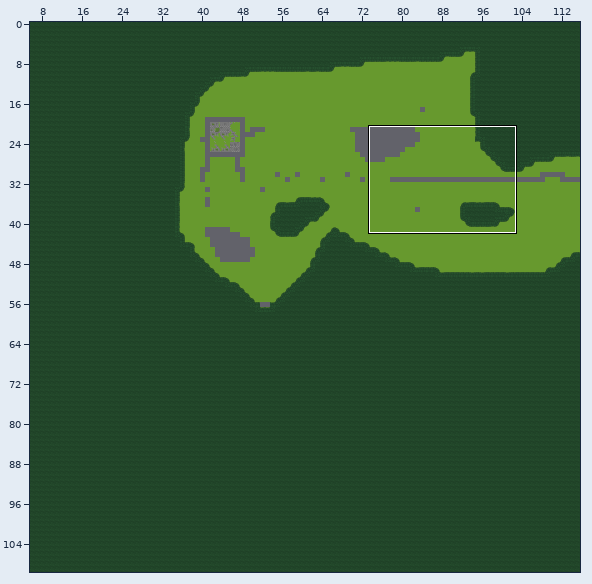
Level history. Tiled map (JSON): map/map_pt_2.json. Above: a wide view before the commit, with the close-up outlined.
Close-up. Earlier state:
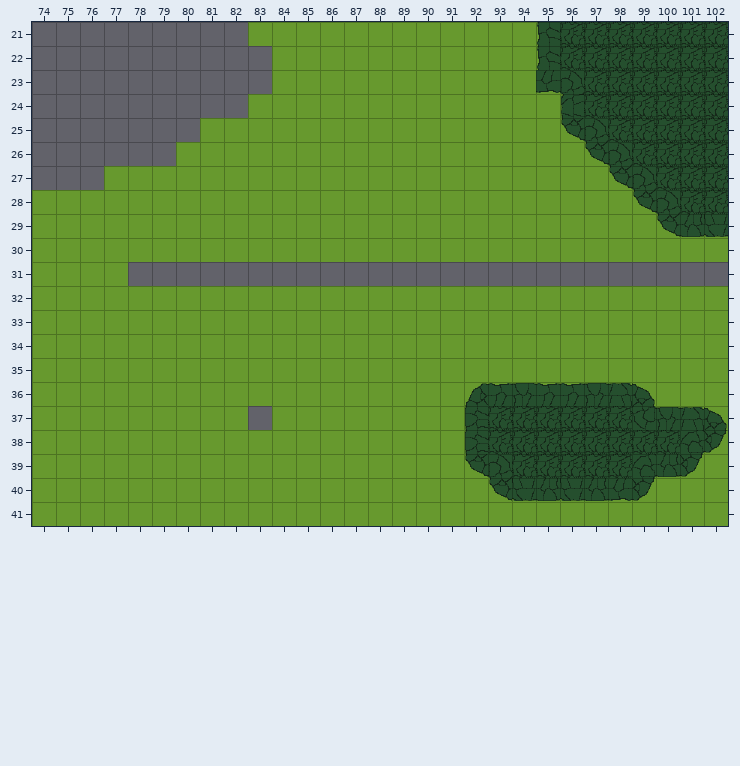
Cells are 32x32 px. Shown: x 74..102, y 21..41. The commit also changed other parts of the map, which this record leaves out.
The same view after the edit:
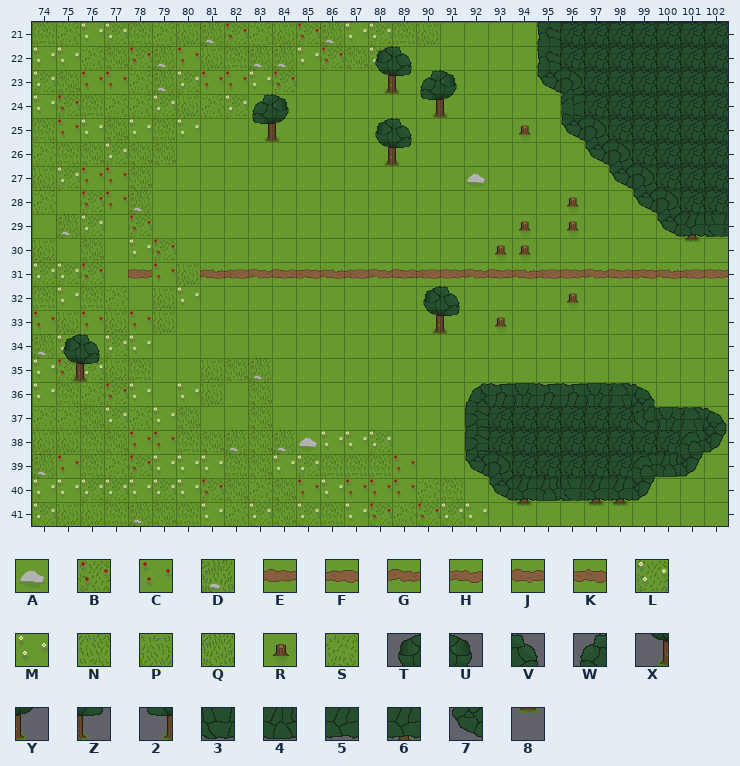
Key: from "Tuile": A 609, B 708, C 709, D 710, E 721, F 721 turned 180, G 722, H 722 turned 180, J 723, K 723 turned 180, L 807, M 808, N 809, P 810, Q 811, R 812, S 910, T 1109, U 1109 flipped left-right, V 1110, W 1110 flipped left-right, X 1209, Y 1209 flipped left-right, Z 1210, 2 1210 flipped left-right, 3 2210, 4 2211, 5 2212, 6 2312, 7 2313, 8 2412.
_ is an empty cell, . an unchanged one.
Edits made:
--- layer "map_base"
@@ x 78..102 @@
-31 _..______________________
+31 E..HFGJKHFGJFEGJHFEGJKHFE
--- layer "mur_inférieur"
@@ x 74..96 @@
-21 _________________......
-22 _______________........
-23 ___________............
-24 _________..............
-25 _______............._..
-26 ______.................
-27 _____............._....
-28 _.___................._
-29 .__._..............._._
-30 _._.__.............__..
-31 ___..__................
-32 ____.__..............._
-33 ______............._...
-34 __.__..................
-35 _____..___.............
-36 _____.__._.............
-37 _______.._.............
-38 _______________........
-39 ________________.......
-40 __________________.....
-41 ___________________....
+21 NSMLNSPDBSPBDMLNP......
+22 MMSQBDCPNDDMBQL........
+23 LQCCSDLCCMB............
+24 MBNSSLPSL..............
+25 NCMQMNM.............R..
+26 SNQLQQ.................
+27 PLCCQ.............A....
+28 S.BCD.................R
+29 .DL.B...............R.R
+30 P.Q.MB.............RR..
+31 LLB..CP................
+32 NMNS.PM...............R
+33 CPCPCP.............R...
+34 DM.LM..................
+35 MBLPN..PQD.............
+36 MNSBM.MP.Q.............
+37 SSQLSMQ..Q.............
+38 PPNQCCNQDQDAMML........
+39 DCNSBMMMNQMLNNNC.......
+40 MMLLMLMBQSQCMCCCSN.....
+41 LPPNDQNMSLQLNMBSBLM....
--- layer "mur"
@@ x 83..95 @@
-22 .....__......
-23 .....____...5
-24 __.....__....
-25 __...__......
-26 .....__......
+22 .....TV......
+23 .....XZWU...7
+24 WU.....2Y....
+25 2Y...TV......
+26 .....XZ......
@@ x 101..101 @@
-29 4
-30 _
+29 6
+30 8
@@ x 75..91 @@
-32 ...............__
-33 ...............__
-34 __...............
-35 __...............
+32 ...............TV
+33 ...............XZ
+34 TV...............
+35 XZ...............
@@ x 94..98 @@
-40 3..45
-41 _..__
+40 6..66
+41 8..88
Pixel boxes of the changes (left, top, right, bottom) in both close-ups:
changed: (32, 22, 728, 526)
